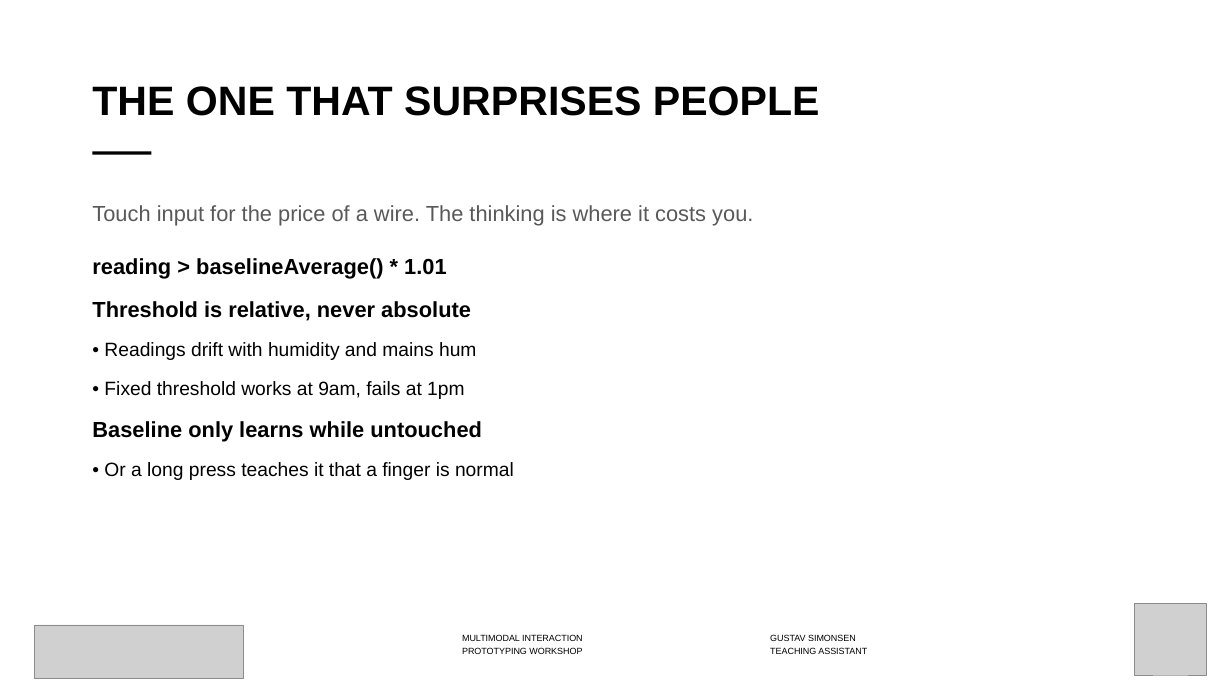
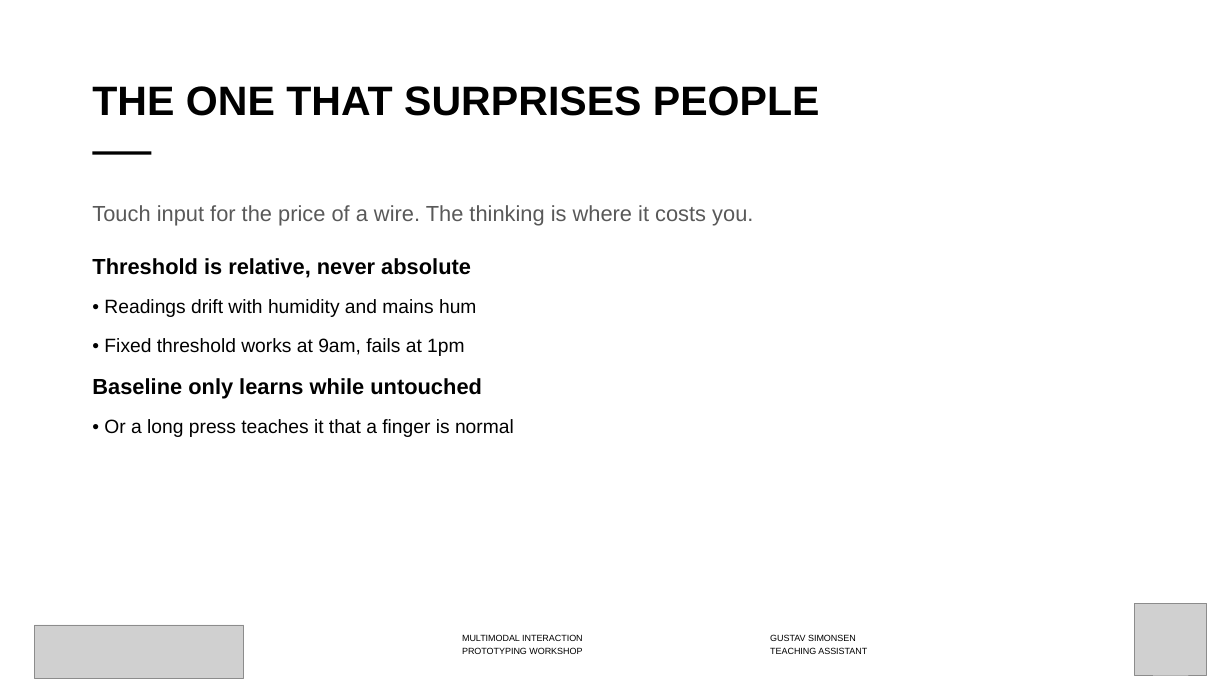
Before and after one commit to labtools-au/multimodal-actuator-workshop, a slide deck: slide 20 of docs/multimodal-actuator-workshop.pptx. Drawn at 1232x693 pixels with LibreOffice and Linux fonts; fonts in the diff are those of the drawing; grey boxes stand for pictures; background and template pictures are left out. Boxes give left, top, right and bottom in pixels: in the first picture for what was removed or moved away, otherwise in the second. Text is boxed around its words. In the diff, an @@ line names an element or a change of style, - is before the commit and + after.

```diff
--- a/docs/multimodal-actuator-workshop.pptx
+++ b/docs/multimodal-actuator-workshop.pptx
@@ text at box(92, 258, 447, 279): paragraph removed @@
-reading > baselineAverage() * 1.01
```
Also in this commit, not shown: 2 other slides changed, 6 other files.
